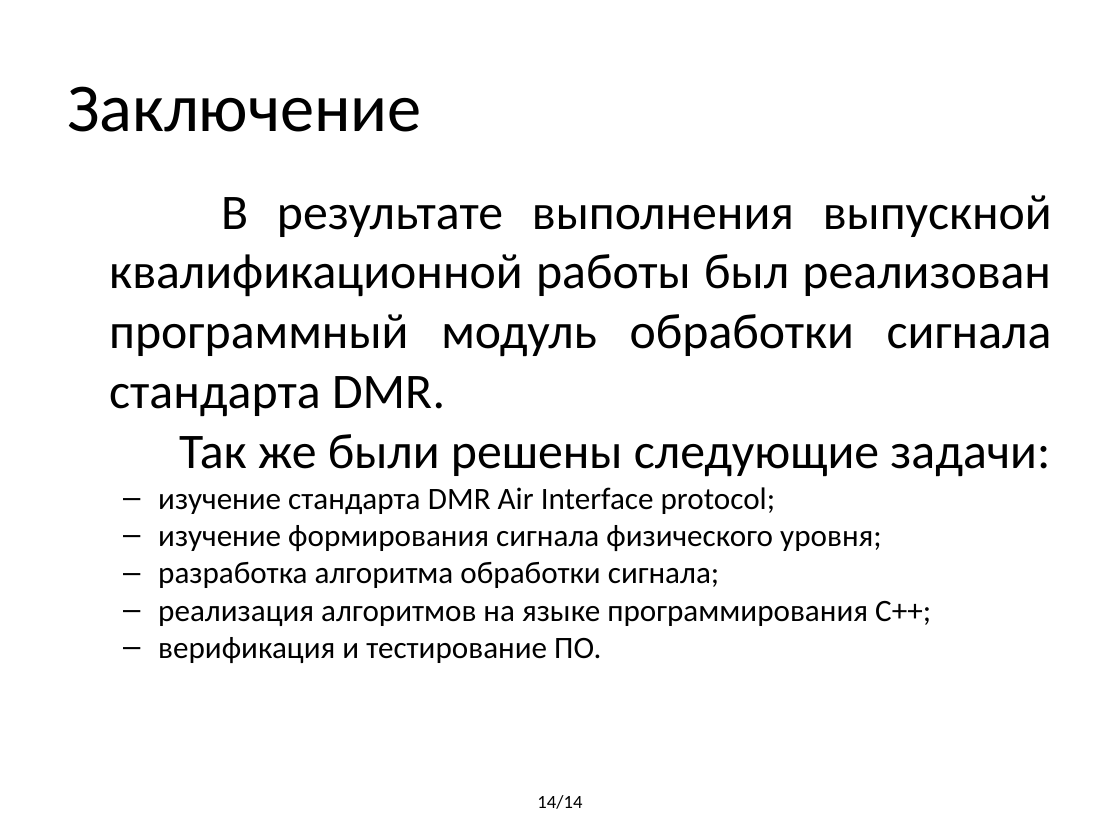
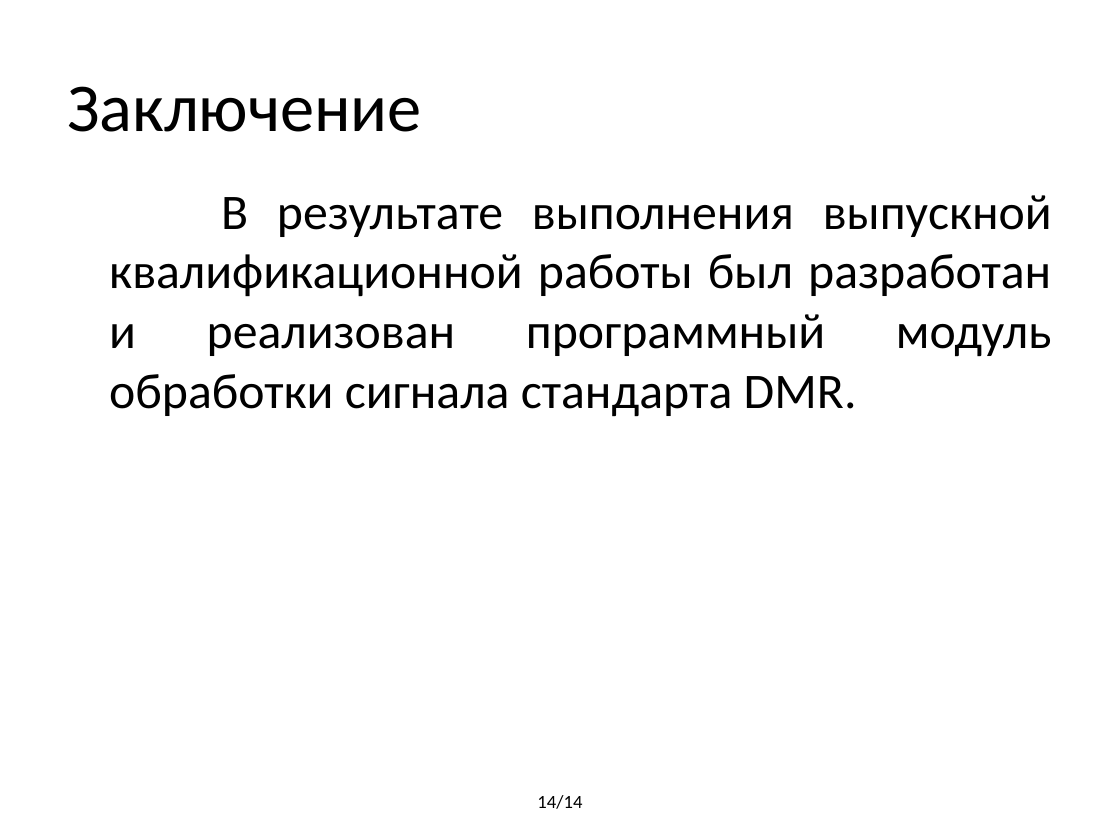
Before and after one commit to BorzhonovAI/magistr, a slide deck: slide 14 of Презентация Диплом.pptx. Drawn at 1120x840 pixels with LibreOffice and Linux fonts; fonts in the diff are those of the drawing. Boxes give left, top, right and bottom in pixels: in the first picture for what was removed or moved away, otherwise in the second. Text is boxed around its words. In the diff, an @@ line names an element or a change of style, - is before the commit and + after.

```diff
--- a/Презентация Диплом.pptx
+++ b/Презентация Диплом.pptx
@@ text at (109,195,1052,417): text changed; size 20 to 32 pt @@
-В результате выполнения выпускной квалификационной работы был реализован программный модуль обработки сигнала стандарта DMR.
-Так же были решены следующие задачи:
-  – изучение стандарта DMR Air Interface protocol;
-  – изучение формирования сигнала физического уровня;
-  – разработка алгоритма обработки сигнала;
-  – реализация алгоритмов на языке программирования С++;
-  – верификация и тестирование ПО.
+В результате выполнения выпускной квалификационной работы был разработан и реализован программный модуль обработки сигнала стандарта DMR.
```
Also in this commit, not shown: 6 other slides changed, 3 other files.
